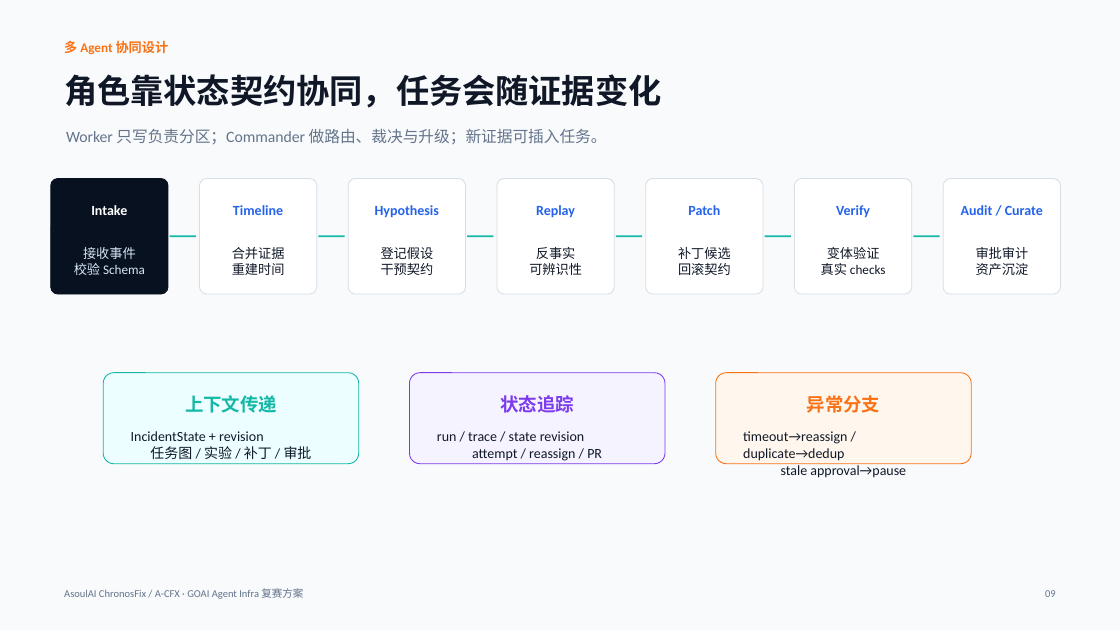
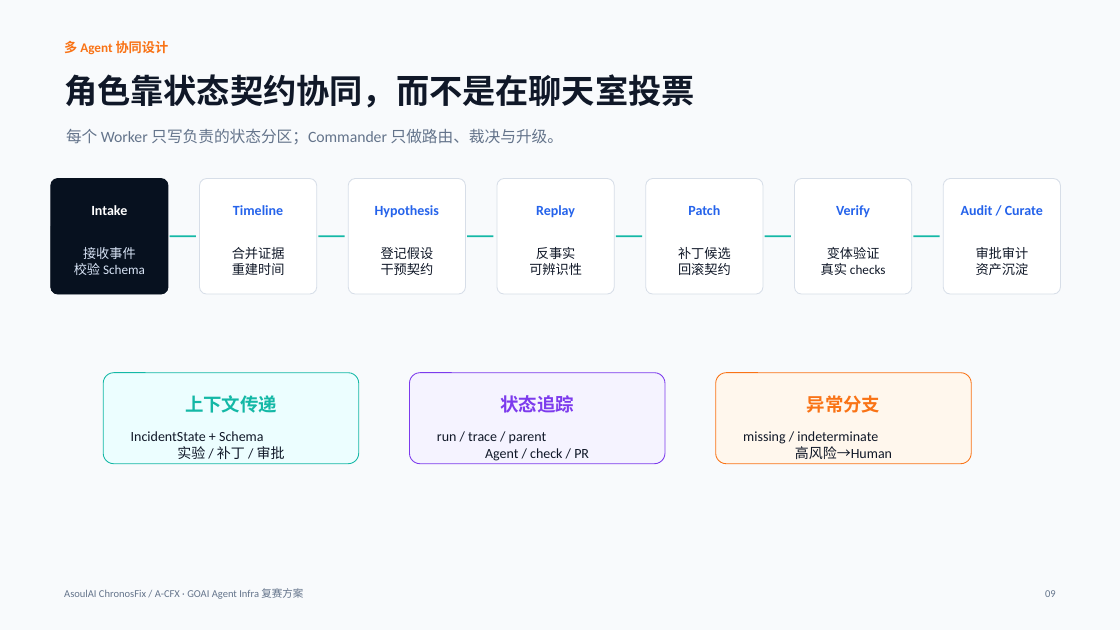
Before and after one commit to ASOUL-Official/asoulai-chronosfix, a slide deck: slide 9 of submission/ChronosFix_复赛方案.pptx. Drawn at 1120x630 pixels with LibreOffice and Linux fonts; fonts in the diff are those of the drawing. Boxes give left, top, right and bottom in pixels: in the first picture for what was removed or moved away, otherwise in the second. Text is boxed around its words. In the diff, an @@ line names an element or a change of style, - is before the commit and + after.

```diff
--- a/submission/ChronosFix_复赛方案.pptx
+++ b/submission/ChronosFix_复赛方案.pptx
@@ text at (64,74,694,108): text changed @@
-角色靠状态契约协同，任务会随证据变化
+角色靠状态契约协同，而不是在聊天室投票
@@ text at (66,129,564,144): text changed @@
-Worker 只写负责分区；Commander 做路由、裁决与升级；新证据可插入任务。
+每个 Worker 只写负责的状态分区；Commander 只做路由、裁决与升级。
@@ text at (131,431,285,459): text changed @@
-IncidentState + revision
-任务图 / 实验 / 补丁 / 审批
+IncidentState + Schema
+实验 / 补丁 / 审批
@@ text at (437,432,589,461): text changed @@
-run / trace / state revision
-attempt / reassign / PR
+run / trace / parent
+Agent / check / PR
@@ text at (743,431,892,459): text changed @@
-timeout→reassign / duplicate→dedup
-stale approval→pause
+missing / indeterminate
+高风险→Human
```
Also in this commit, not shown: 11 other slides changed, 12 other files.
